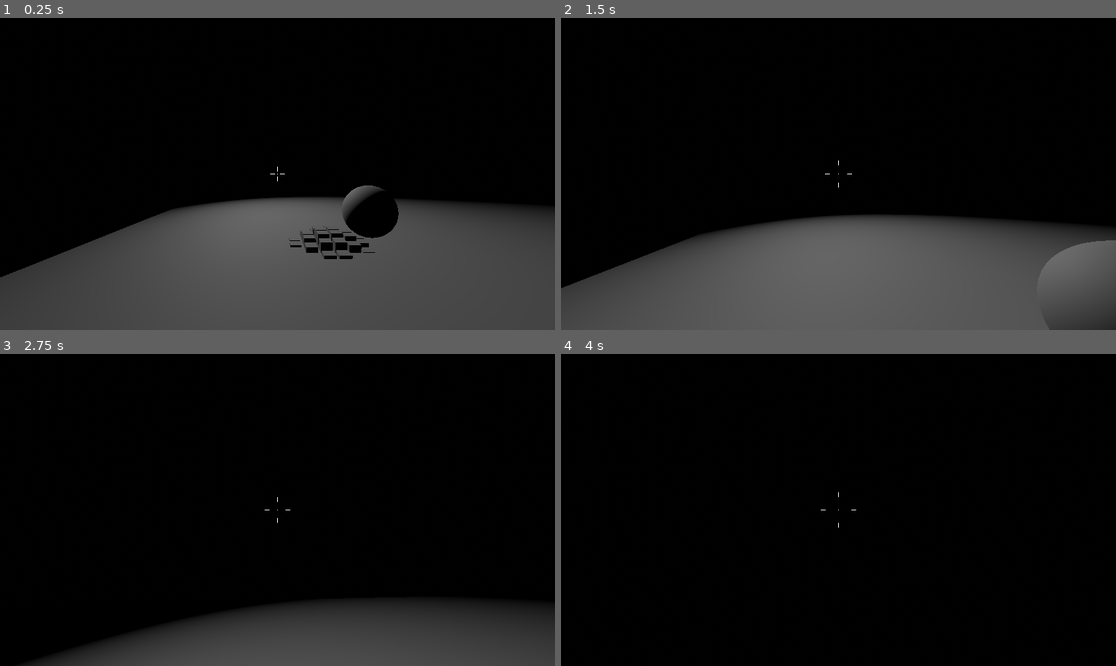
Above: before the commit, frames 1-4 (two rows, left to right).
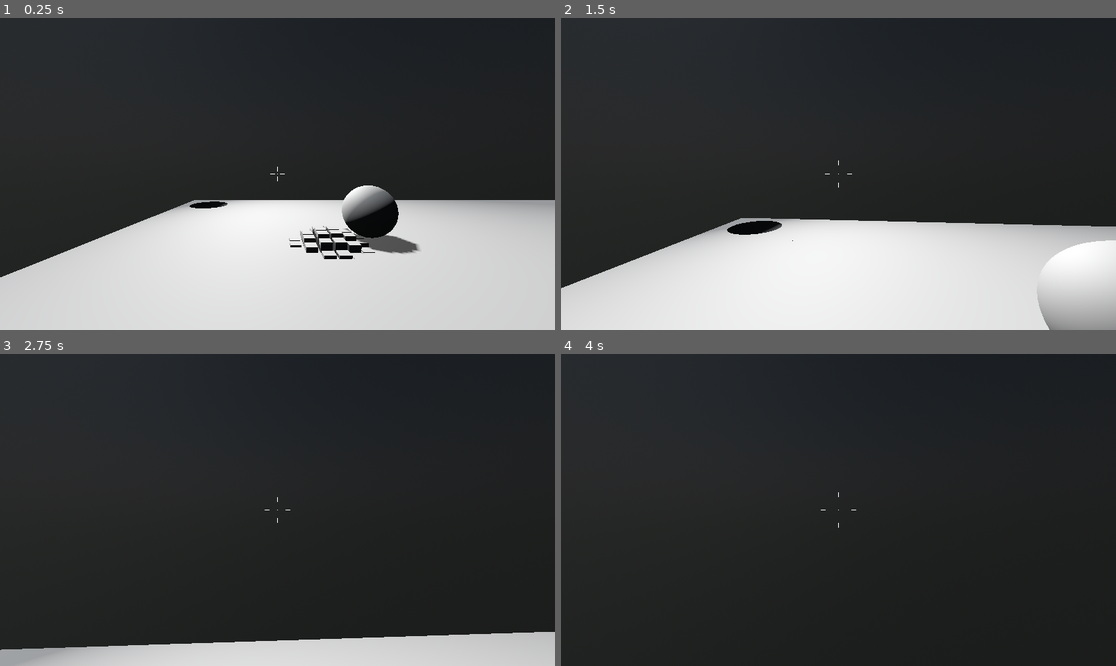
Above: after the commit, the same moments.

Repository: BradleyCai/mask-game
Game: Godot game, scene res://scenes/sticks/liftable_sticks_room.tscn
Two runs of this game, one before a commit and one after it. Both use one fixed random seed, a clock stepped at 60 frames per second and the inputs below. The project has no main scene, so this scene is started directly.
Inputs (mouse positions are in pixels of both pictures, inside the frame that each line leads up to):
- Up to frame 1 (0.25 s): no input
- Up to frame 2 (1.5 s): tap Enter (ui_accept) at 0.5, 0.77 s; move the mouse to (866, 174) at 0.52 s; hold Up (ui_up) from 0.53 s (still down); tap Ctrl (crouch) at 0.6 s; move the mouse to (810, 174) at 1.27 s; click (810, 174) at 1.35 s
- Up to frame 3 (2.75 s): keep holding Up (ui_up); tap Enter (ui_accept) at 1.52 s; move the mouse to (288, 503) at 2.02 s; tap Shift (sprint) at 2.1 s
- Up to frame 4 (4 s): keep holding Up (ui_up); move the mouse to (832, 516) at 2.77 s; tap Ctrl (crouch) at 2.85 s; tap Enter (ui_accept) at 3.02, 3.5, 3.77 s; move the mouse to (877, 513) at 3.52 s; click (877, 513) at 3.6 s

The runs differ from the first frame. In frame 1, 98% of the frame differs, in the area x 0-100%, y 0-100%; in frame 2, 99%; in frame 3, 94%; in frame 4, 100%.

Commit message:
Add bowl to sticks room

Diff:
--- a/scenes/sticks/liftable_sticks_room.tscn
+++ b/scenes/sticks/liftable_sticks_room.tscn
@@ -13,7 +13,7 @@
 background_mode = 2
 sky = SubResource("Sky_n481h")
 ambient_light_color = Color(0.92156863, 0.92156863, 0.83137256, 1)
-ambient_light_energy = 5.04
+ambient_light_energy = 5.9
 
 [sub_resource type="SphereShape3D" id="SphereShape3D_t57k4"]
 
@@ -26,18 +26,25 @@
 
 [node name="Node3D" type="Node3D"]
 
+[node name="DirectionalLight3D" type="DirectionalLight3D" parent="."]
+transform = Transform3D(-0.8660254, -0.43301278, 0.25, 0, 0.49999997, 0.86602545, -0.50000006, 0.75, -0.43301266, 0, 0, 0)
+shadow_enabled = true
+
 [node name="WorldEnvironment" type="WorldEnvironment" parent="."]
 environment = SubResource("Environment_t57k4")
 
 [node name="sticks2" parent="." instance=ExtResource("1_p17da")]
 
-[node name="RigidBody3D" type="RigidBody3D" parent="."]
+[node name="ball" type="RigidBody3D" parent="."]
 transform = Transform3D(1, 0, 0, 0, 1, 0, 0, 0, 1, -0.89951164, 1.5942562, 1.7659385)
 
-[node name="CollisionShape3D" type="CollisionShape3D" parent="RigidBody3D"]
+[node name="CollisionShape3D" type="CollisionShape3D" parent="ball"]
 shape = SubResource("SphereShape3D_t57k4")
 
-[node name="MeshInstance3D" type="MeshInstance3D" parent="RigidBody3D"]
+[node name="MeshInstance3D" type="MeshInstance3D" parent="ball"]
+mesh = SubResource("SphereMesh_l0v2h")
+
+[node name="MeshInstance3D" type="MeshInstance3D" parent="ball/MeshInstance3D"]
 mesh = SubResource("SphereMesh_l0v2h")
 
 [node name="SpotLight3D" type="SpotLight3D" parent="."]
@@ -45,16 +52,39 @@
 light_energy = 3.804
 spot_range = 62.745
 
-[node name="StaticBody3D" type="StaticBody3D" parent="."]
+[node name="floor" type="StaticBody3D" parent="."]
 
-[node name="MeshInstance3D" type="MeshInstance3D" parent="StaticBody3D"]
-transform = Transform3D(13.219378, 0, 0, 0, 1, 0, 0, 0, 13.71071, -1.7999291, 0.5937853, 3.2844863)
+[node name="MeshInstance3D" type="MeshInstance3D" parent="floor"]
+transform = Transform3D(8.129911, 0, 0, 0, 1, 0, 0, 0, 13.71071, -2.2491705, 0.5937853, 3.2844863)
 mesh = SubResource("BoxMesh_2qt5s")
 
-[node name="CollisionShape3D" type="CollisionShape3D" parent="StaticBody3D"]
+[node name="CollisionShape3D" type="CollisionShape3D" parent="floor"]
+transform = Transform3D(13.219378, 0, 0, 0, 1, 0, 0, 0, 13.71071, -1.7999291, 0.5937853, 3.2844863)
+shape = SubResource("ConvexPolygonShape3D_p17da")
+
+[node name="floor2" type="StaticBody3D" parent="."]
+transform = Transform3D(-0.2427336, 0, 0, 0, 1, 0, 0, 0, 1, 2.2385285, 0, 1.9897324)
+
+[node name="MeshInstance3D" type="MeshInstance3D" parent="floor2"]
+transform = Transform3D(8.129911, 0, 0, 0, 1, 0, 0, 0, 13.71071, -2.2491705, 0.5937853, 3.2844863)
+mesh = SubResource("BoxMesh_2qt5s")
+
+[node name="CollisionShape3D" type="CollisionShape3D" parent="floor2"]
 transform = Transform3D(13.219378, 0, 0, 0, 1, 0, 0, 0, 13.71071, -1.7999291, 0.5937853, 3.2844863)
 shape = SubResource("ConvexPolygonShape3D_p17da")
 
 [node name="Character" parent="." instance=ExtResource("2_p17da")]
 transform = Transform3D(-4.37114e-08, 0, -1, 0, 1, 0, 1, 0, -4.37114e-08, -4.8421545, 1.1172817, 0)
 in_air_momentum = false
+
+[node name="bowl" type="Node3D" parent="."]
+transform = Transform3D(1, 0, 0, 0, 1, 0, 0, 0, 1, 2.7709703, 0.5932709, -2.5719137)
+
+[node name="CSGBox3D" type="CSGBox3D" parent="bowl"]
+size = Vector3(2, 1, 2)
+
+[node name="CSGSphere3D" type="CSGSphere3D" parent="bowl/CSGBox3D"]
+transform = Transform3D(1, 0, 0, 0, 1, 0, 0, 0, 1, 0, 0.4332509, 0)
+operation = 2
+radius = 0.7
+radial_segments = 24
